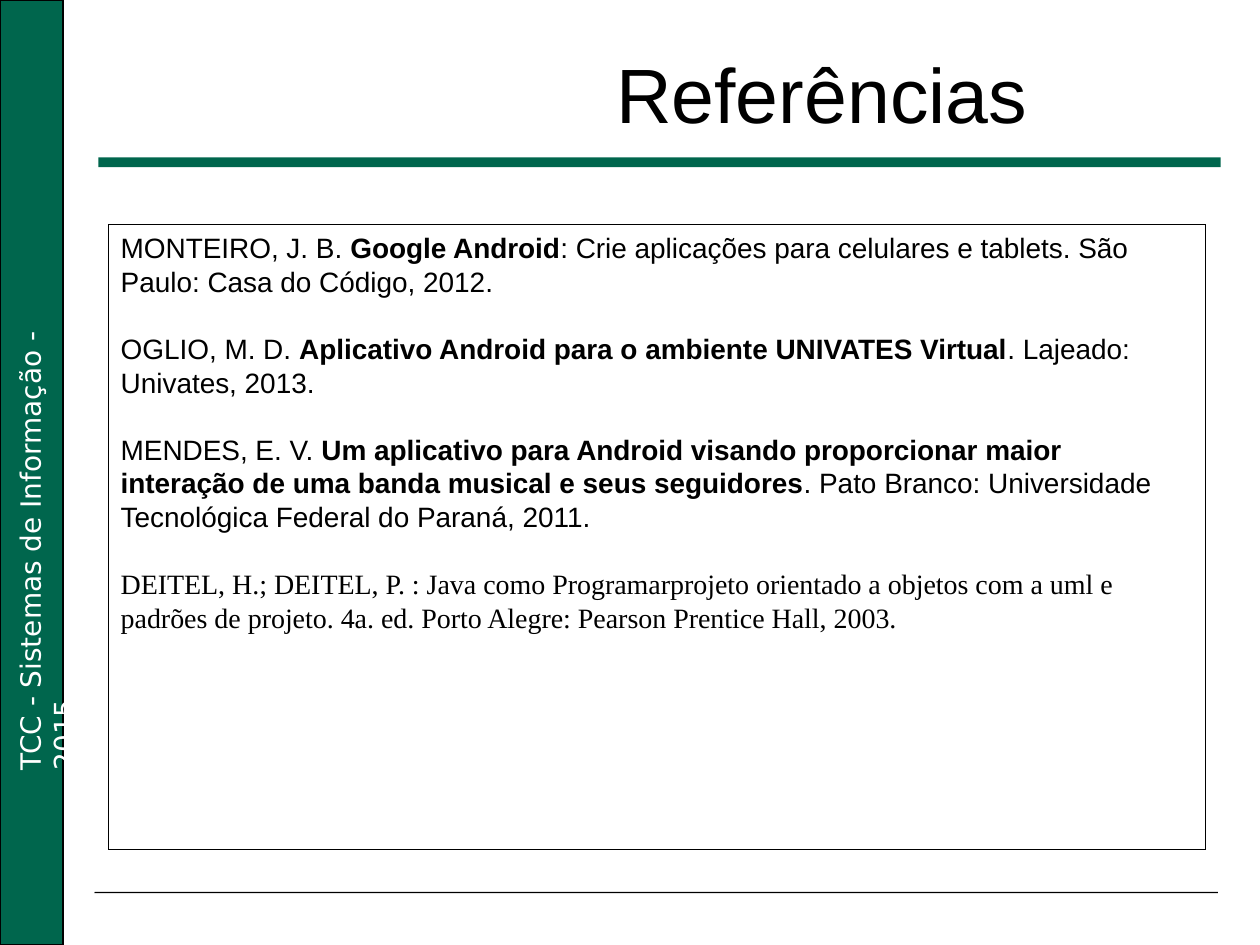
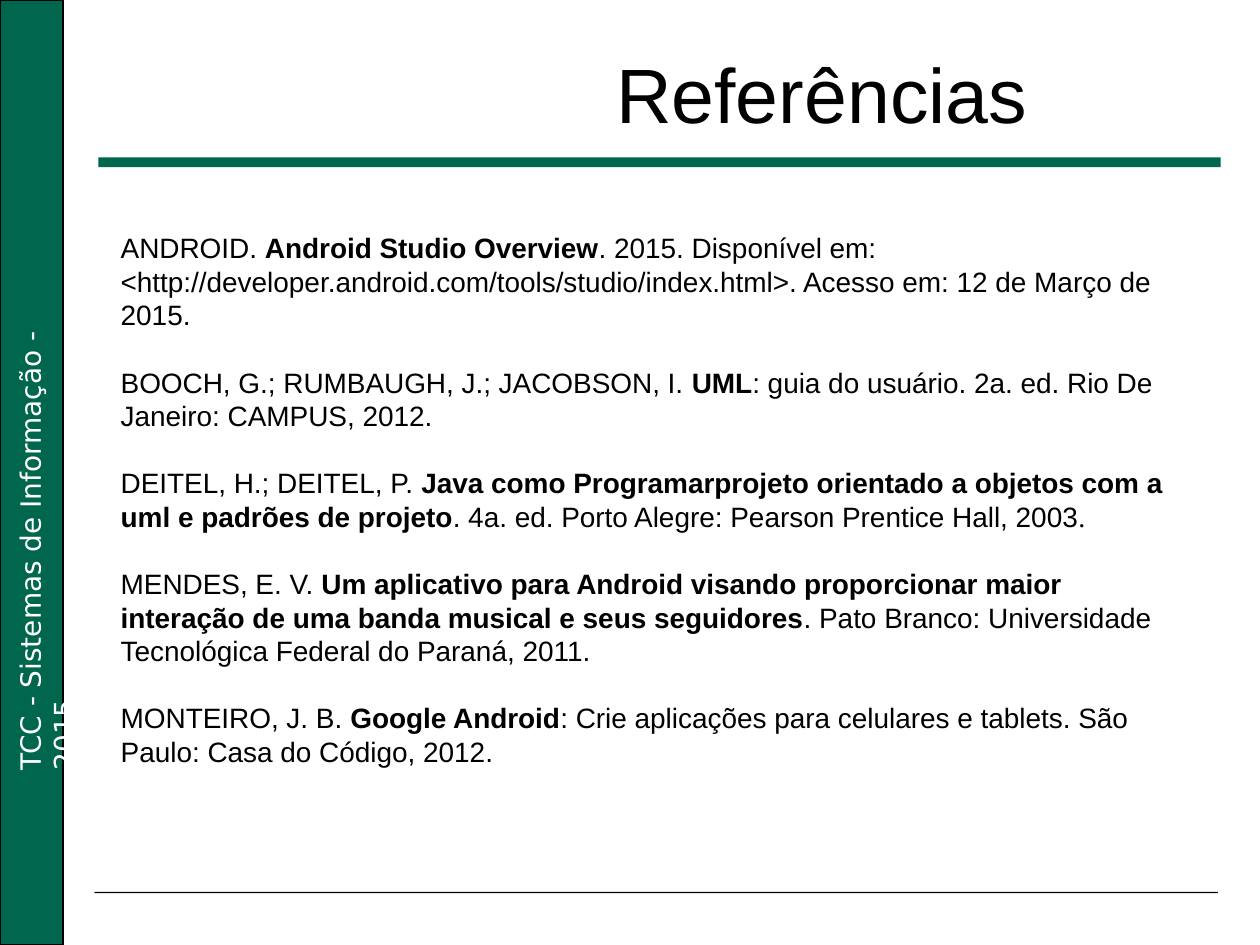
Before and after one commit to diogenesRezende/TCC, a slide deck: slide 13 of Apresentação/Qualificação Android.ppt. Drawn at 1260x945 pixels with LibreOffice and Linux fonts; fonts in the diff are those of the drawing; background and template pictures are left out. Boxes give left, top, right and bottom in pixels: in the first picture for what was removed or moved away, otherwise in the second. Text is boxed around its words. In the diff, an @@ line names an element or a change of style, - is before the commit and + after.

```diff
--- a/Apresentação/Qualificação Android.ppt
+++ b/Apresentação/Qualificação Android.ppt
@@ rectangle "ANDROID. Android Studio Overview. 2015. ...": place and size @@
-rectangle "ANDROID. Android Studio Overview. 2015. ..." at (108, 224, 1206, 849)
+rectangle "ANDROID. Android Studio Overview. 2015. ..." at (108, 224, 1206, 820)
@@ rectangle "ANDROID. Android Studio Overview. 2015. ..." at (108, 224, 1206, 820): outline #000000 0.74 pt to #FFFFFF 0.74 pt @@
@@ text in rectangle at (121, 237, 1163, 666): paragraphs added @@
+ANDROID. Android Studio Overview. 2015. Disponível em: <http://developer.android.com/tools/studio/index.html>. Acesso em: 12 de Março de 2015.
+BOOCH, G.; RUMBAUGH, J.; JACOBSON, I. UML: guia do usuário. 2a. ed. Rio De
+Janeiro: CAMPUS, 2012.
+DEITEL, H.; DEITEL, P. Java como Programarprojeto orientado a objetos com a uml e padrões de projeto. 4a. ed. Porto Alegre: Pearson Prentice Hall, 2003.
+MENDES, E. V. Um aplicativo para Android visando proporcionar maior interação de uma banda musical e seus seguidores. Pato Branco: Universidade Tecnológica Federal do Paraná, 2011.
@@ text in rectangle at (121, 338, 1151, 633): paragraphs removed @@
-OGLIO, M. D. Aplicativo Android para o ambiente UNIVATES Virtual. Lajeado:
-Univates, 2013.
-MENDES, E. V. Um aplicativo para Android visando proporcionar maior interação de uma banda musical e seus seguidores. Pato Branco: Universidade Tecnológica Federal do Paraná, 2011.
-DEITEL, H.; DEITEL, P. : Java como Programarprojeto orientado a objetos com a uml e
-padrões de projeto. 4a. ed. Porto Alegre: Pearson Prentice Hall, 2003.
```
Also in this commit, not shown: 1 other slide changed, 1 slide added.
